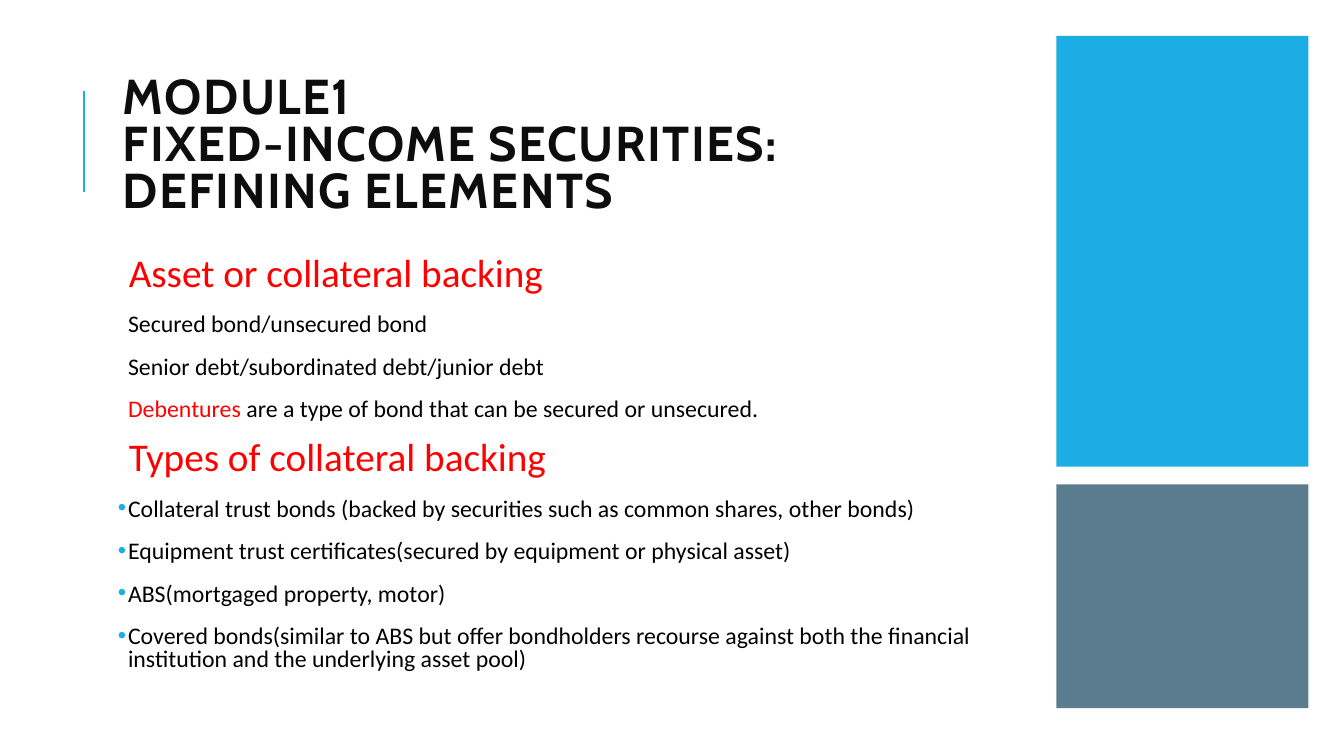
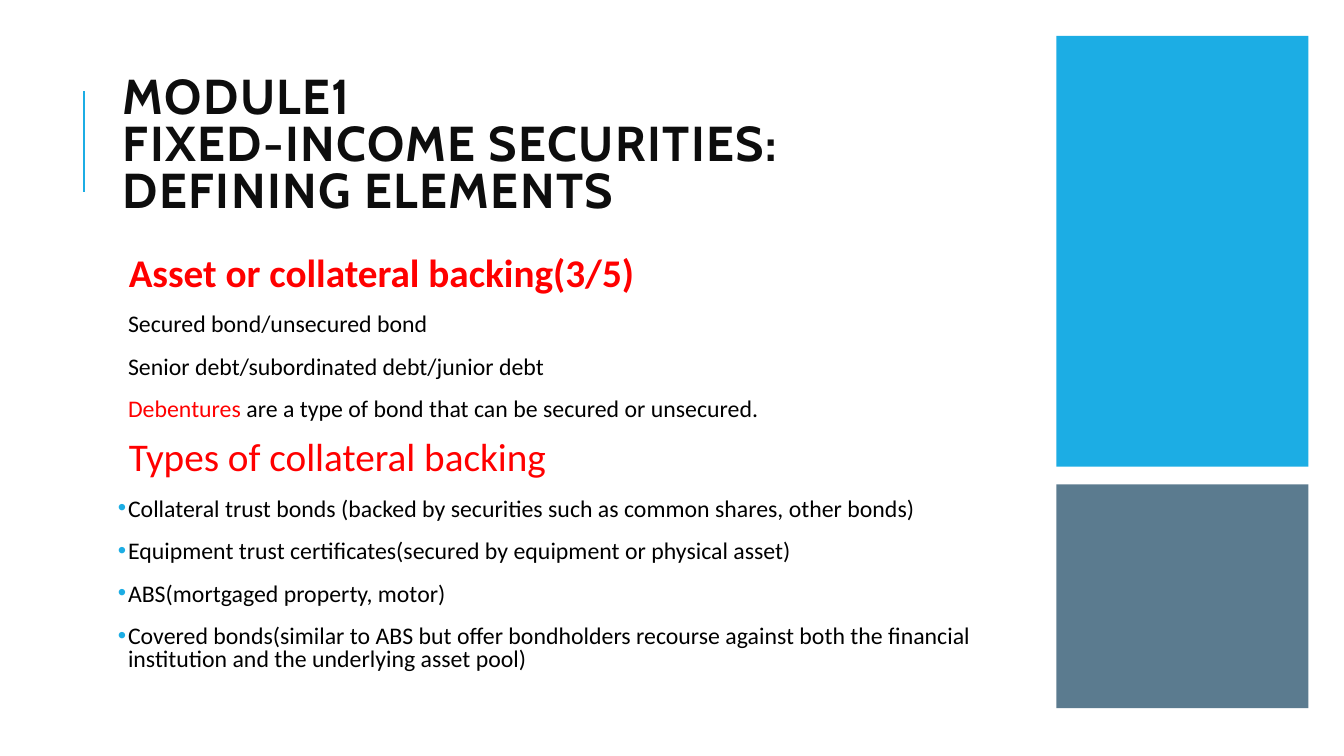
Before and after one commit to Isco0530/data, a slide deck: slide 15 of Fixed Income.pptx. Drawn at 1344x756 pixels with LibreOffice and Linux fonts; fonts in the diff are those of the drawing. Boxes give left, top, right and bottom in pixels: in the first picture for what was removed or moved away, otherwise in the second. Text is boxed around its words. In the diff, an @@ line names an element or a change of style, - is before the commit and + after.

```diff
--- a/Fixed Income.pptx
+++ b/Fixed Income.pptx
@@ text at (129, 258, 634, 294): text changed; bold on @@
-  Asset or collateral backing
+  Asset or collateral backing(3/5)
```
Also in this commit, not shown: 17 other slides changed, 8 slides added.
